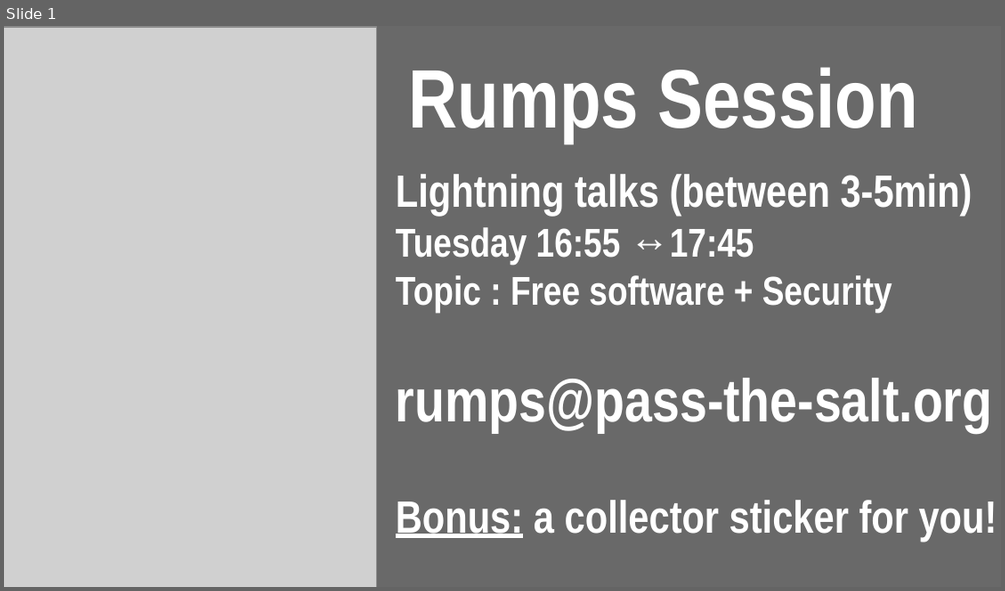
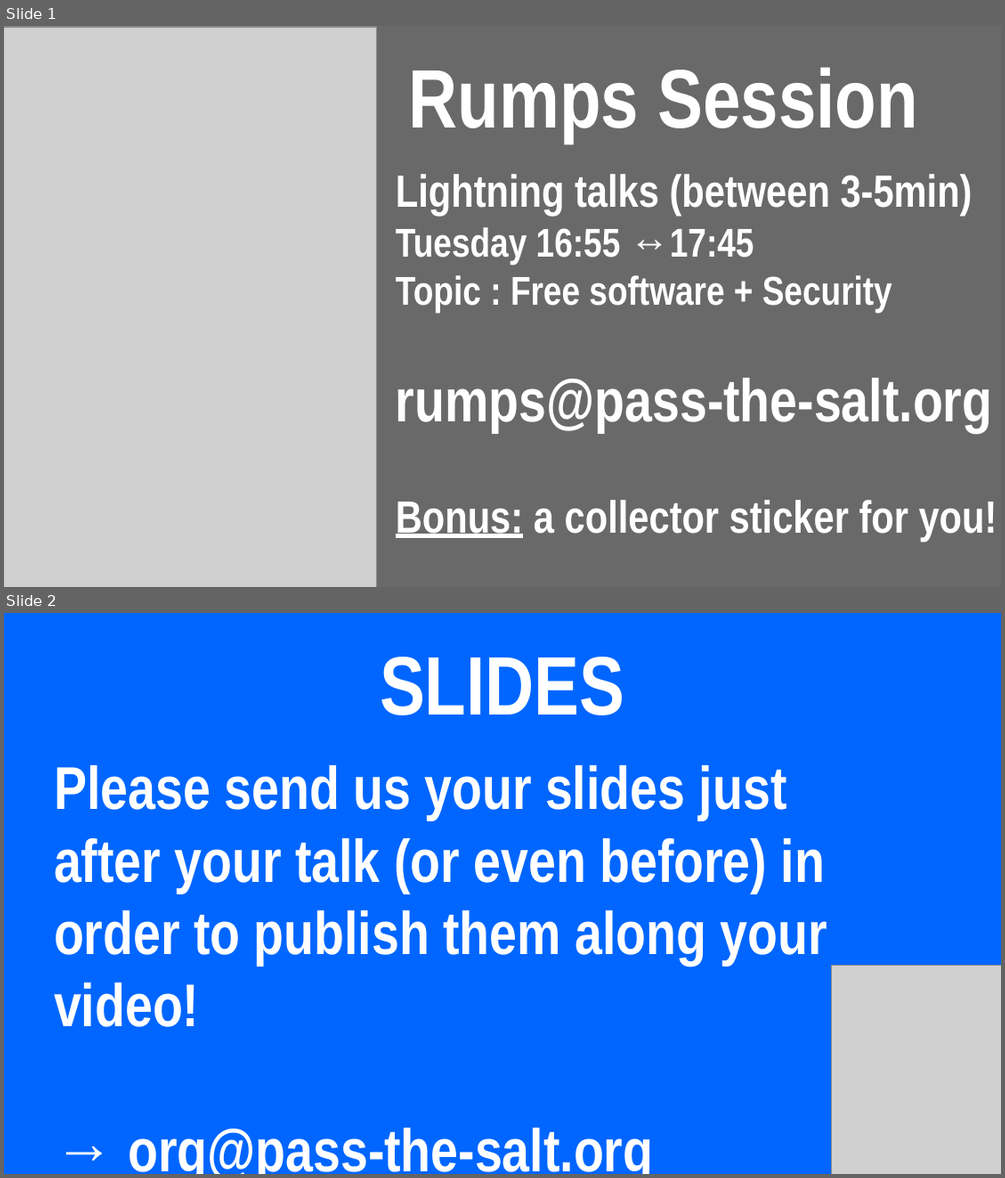
Before and after one commit to pass-the-salt/2023-communication, a slide deck: slides/PTS2023-lundi.odp. Shown one above the other, each under a label of ours: slide 1 before the commit, slides 1 and 2 after it. The pictures are 1005x591 and 1005x1178 pixels, drawn with LibreOffice and Linux fonts; fonts in the diff are those of the drawing; grey boxes stand for pictures. Boxes give left, top, right and bottom in pixels: in the first picture for what was removed or moved away, otherwise in the second. Text is boxed around its words. In the diff, an @@ line names an element or a change of style, - is before the commit and + after.

```diff
--- a/slides/PTS2023-lundi.odp
+++ b/slides/PTS2023-lundi.odp
@@ slide 2 added at [4, 613, 1001, 1174], background #0066FF @@
@@ title added at [380, 657, 624, 715], 66 pt, text #FFFFFF, bold @@
+SLIDES
@@ title added at [54, 765, 827, 1174], 48 pt, text #FFFFFF, bold @@
+Please send us your slides just after your talk (or even before) in order to publish them along your video!
+→ org@pass-the-salt.org
@@ picture added at [832, 965, 1001, 1174] @@
```
Also in this commit, not shown: 1 slide changed, 1 other slide added, 1 slide removed.
